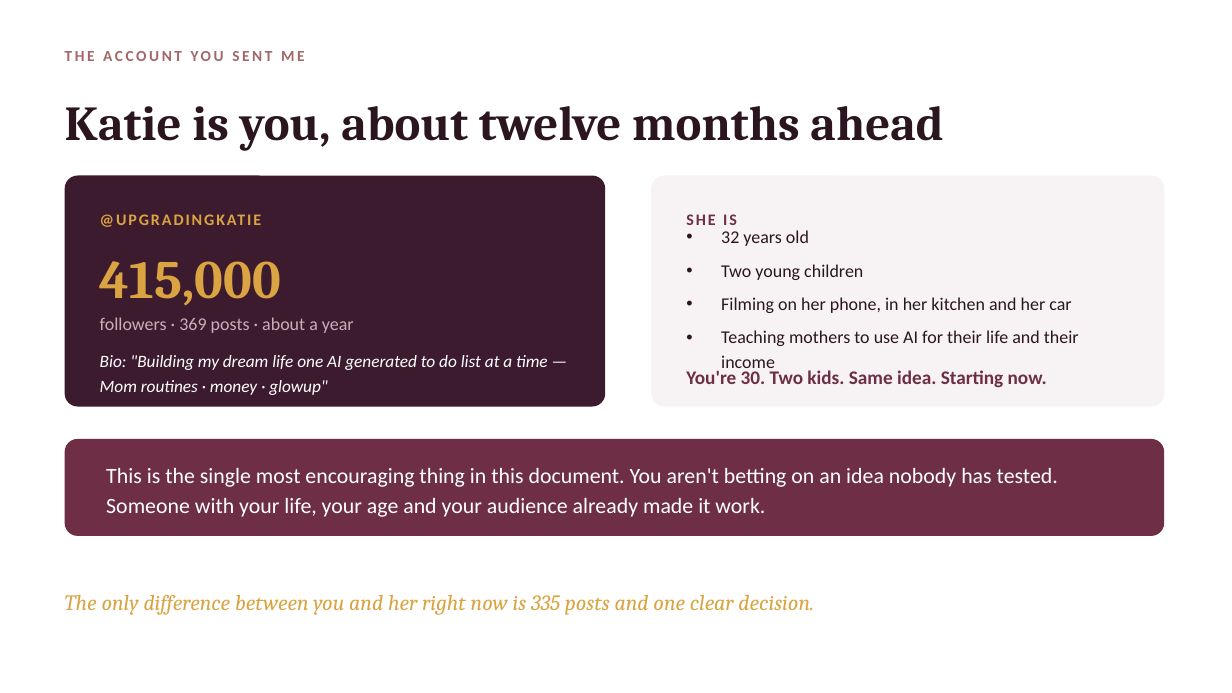
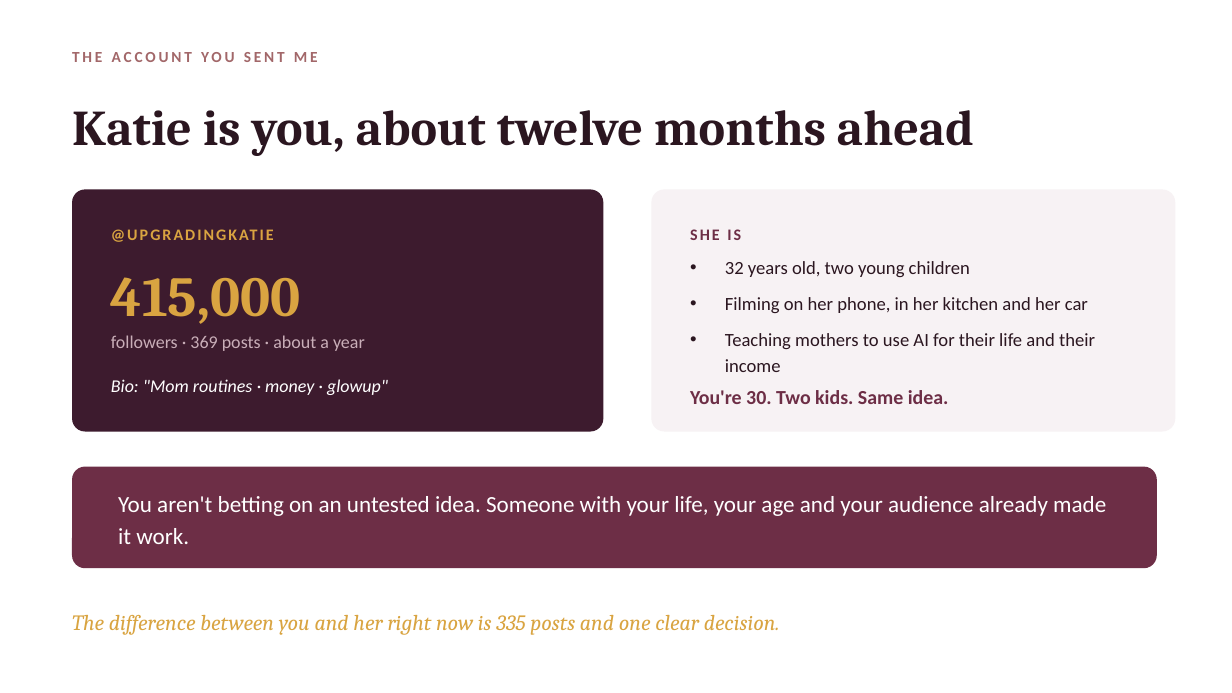
Before and after one commit to productionxin/Assets, a slide deck: slide 11 of clients/juhi-agarwal-nexther/neXtHer-What-I-Found.pptx (slide 12 before the commit). Drawn at 1232x693 pixels with LibreOffice and Linux fonts; fonts in the diff are those of the drawing. Boxes give left, top, right and bottom in pixels: in the first picture for what was removed or moved away, otherwise in the second. Text is boxed around its words. In the diff, an @@ line names an element or a change of style, - is before the commit and + after.

```diff
--- a/clients/juhi-agarwal-nexther/neXtHer-What-I-Found.pptx
+++ b/clients/juhi-agarwal-nexther/neXtHer-What-I-Found.pptx
@@ text "THE ACCOUNT YOU SENT ME": place and size @@
-text "THE ACCOUNT YOU SENT ME" at [65, 51, 305, 61]
+text "THE ACCOUNT YOU SENT ME" at [72, 52, 318, 62]
@@ text "THE ACCOUNT YOU SENT ME" at [72, 52, 318, 62]: letter spacing 2 to 2.2 pt @@
@@ text "Katie is you, about twelve ...": place and size @@
-text "Katie is you, about twelve ..." at [65, 106, 943, 150]
+text "Katie is you, about twelve ..." at [72, 110, 974, 155]
@@ text "Katie is you, about twelve ..." at [72, 110, 974, 155]: size 38 to 39 pt; line spacing 44pt to 45pt @@
@@ rounded rectangle: place and size @@
-rounded rectangle at [65, 176, 605, 407]
+rounded rectangle at [72, 189, 604, 432]
@@ rounded rectangle: place and size @@
-rounded rectangle at [652, 176, 1165, 407]
+rounded rectangle at [652, 189, 1176, 432]
@@ text "@UPGRADINGKATIE" at [111, 220, 573, 248]: letter spacing 1.5 to 1.6 pt @@
@@ text "SHE IS": place and size @@
-text "SHE IS" at [686, 214, 737, 225]
+text "SHE IS" at [690, 229, 741, 240]
@@ text "SHE IS" at [690, 229, 741, 240]: letter spacing 1.5 to 1.6 pt @@
@@ text "415,000" at [111, 277, 301, 324]: size 42 to 44 pt @@
@@ text "32 years old, two young ...": place and size @@
-text "32 years old, two young ..." at [721, 230, 1079, 346]
+text "32 years old, two young ..." at [725, 261, 1095, 372]
@@ text at [725, 261, 970, 277]: text changed; size 14 to 14.5 pt @@
-• 32 years old
-• Two young children
+• 32 years old, two young children
@@ text at [725, 297, 1095, 372]: size 14 to 14.5 pt in "Filming on her phone, in her kitchen ...", "Teaching mothers to use AI for their ..."; line spacing 19pt to 20pt; more space between paragraphs @@
@@ 3 texts: place and size @@
-3 texts at [100, 205, 562, 333]
+3 texts at [111, 220, 573, 351]
@@ text at [111, 379, 388, 395]: text changed; size 13.5 to 14 pt @@
-Bio: "Building my dream life one AI generated to do list at a time — Mom routines · money · glowup"
+Bio: "Mom routines · money · glowup"
@@ text at [690, 390, 949, 404]: text changed; size 15 to 15.5 pt @@
-You're 30. Two kids. Same idea. Starting now.
+You're 30. Two kids. Same idea.
@@ proportions changed in 3 elements at [72, 189, 604, 432], [652, 189, 1176, 432], [72, 467, 1157, 568] @@
@@ rounded rectangle: place and size @@
-rounded rectangle at [65, 439, 1165, 536]
+rounded rectangle at [72, 467, 1157, 568]
@@ text at [118, 496, 1106, 544]: text changed; size 17 to 18 pt @@
-This is the single most encouraging thing in this document. You aren't betting on an idea nobody has tested. Someone with your life, your age and your audience already made it work.
+You aren't betting on an untested idea. Someone with your life, your age and your audience already made it work.
@@ text at [72, 615, 780, 635]: text changed @@
-The only difference between you and her right now is 335 posts and one clear decision.
+The difference between you and her right now is 335 posts and one clear decision.
```
Also in this commit, not shown: 17 other slides changed, 3 slides added, 2 slides removed, 11 other files.
